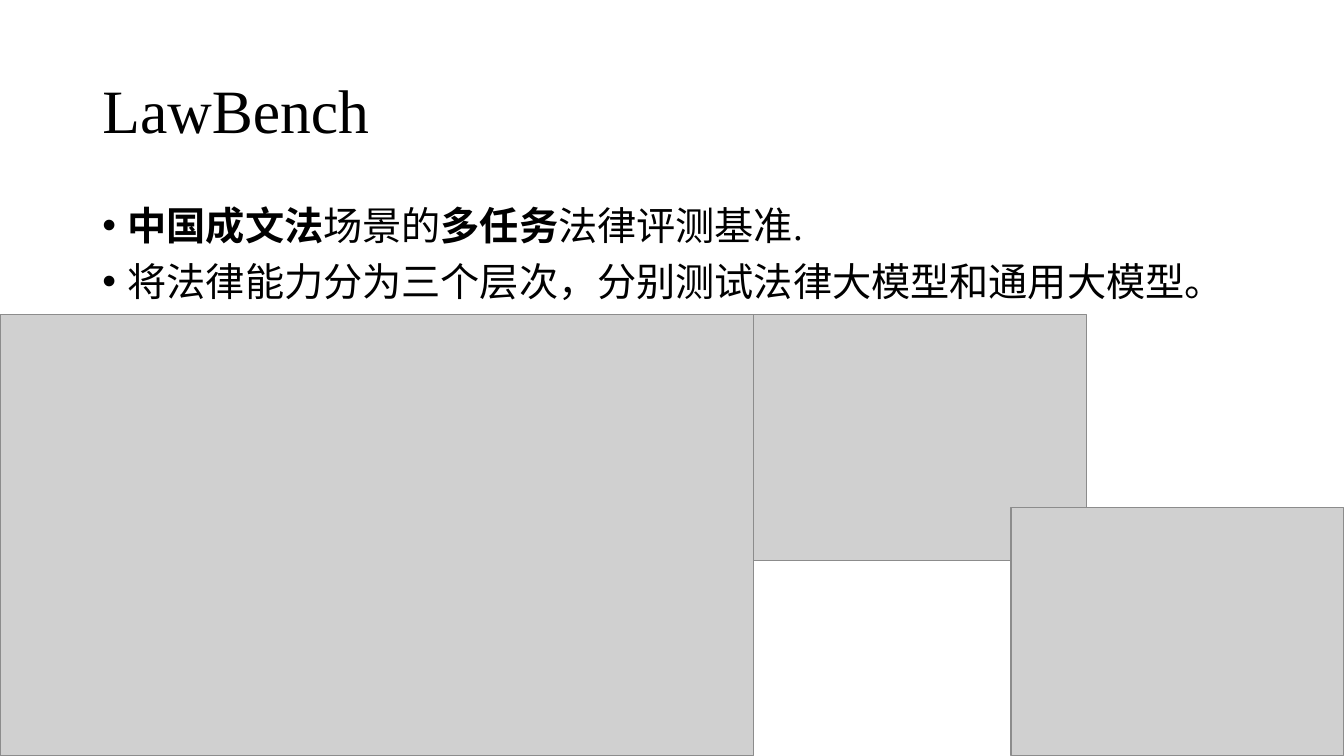
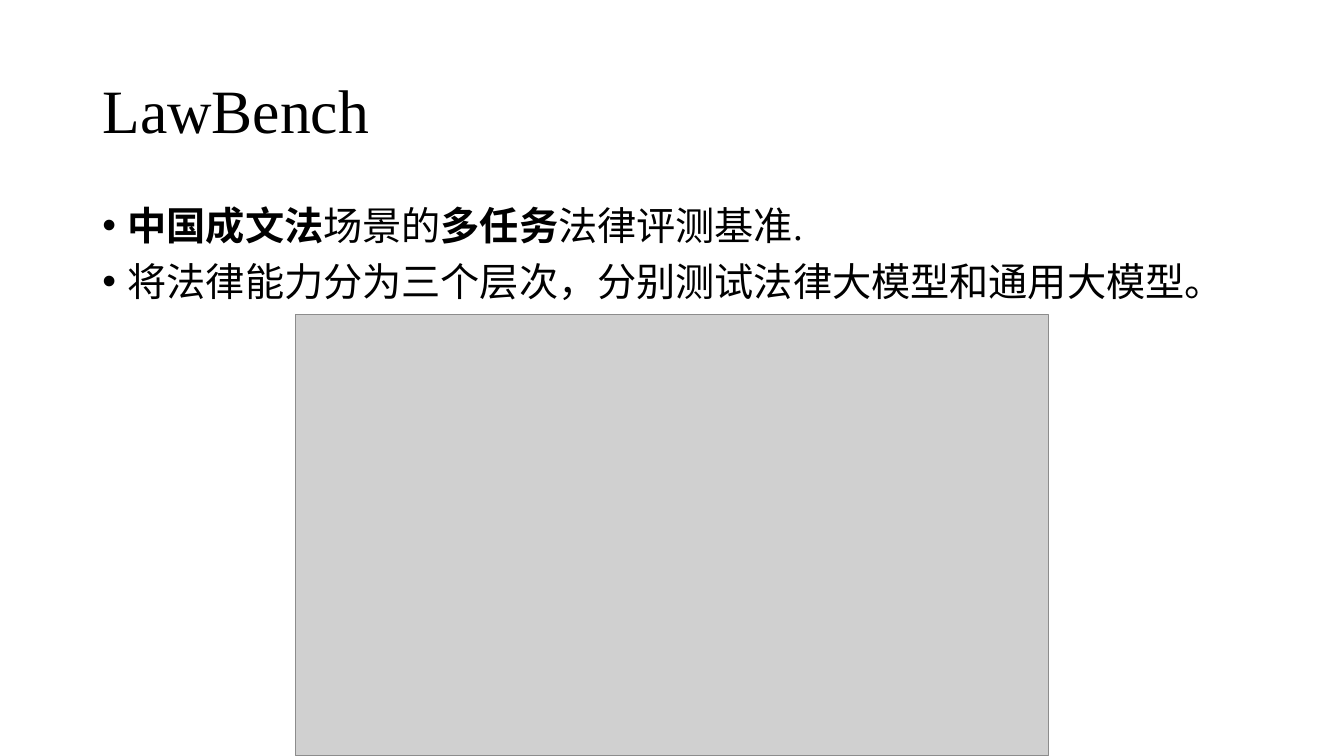
Before and after one commit to zhuohan9036/research_general_materials, a slide deck: slide 2 of legal_ai/20251107_intro_legal_ai_works.pptx. Drawn at 1344x756 pixels with LibreOffice and Linux fonts; fonts in the diff are those of the drawing; grey boxes stand for pictures. Boxes give left, top, right and bottom in pixels: in the first picture for what was removed or moved away, otherwise in the second. Text is boxed around its words. In the diff, an @@ line names an element or a change of style, - is before the commit and + after.

```diff
--- a/legal_ai/20251107_intro_legal_ai_works.pptx
+++ b/legal_ai/20251107_intro_legal_ai_works.pptx
@@ picture: place and size @@
-picture at bbox=[0, 315, 754, 756]
+picture at bbox=[295, 315, 1050, 756]
@@ picture removed at bbox=[754, 315, 1087, 560] @@
@@ picture removed at bbox=[1011, 507, 1344, 756] @@
```
Also in this commit, not shown: 1 other slide changed, 1 slide added.
